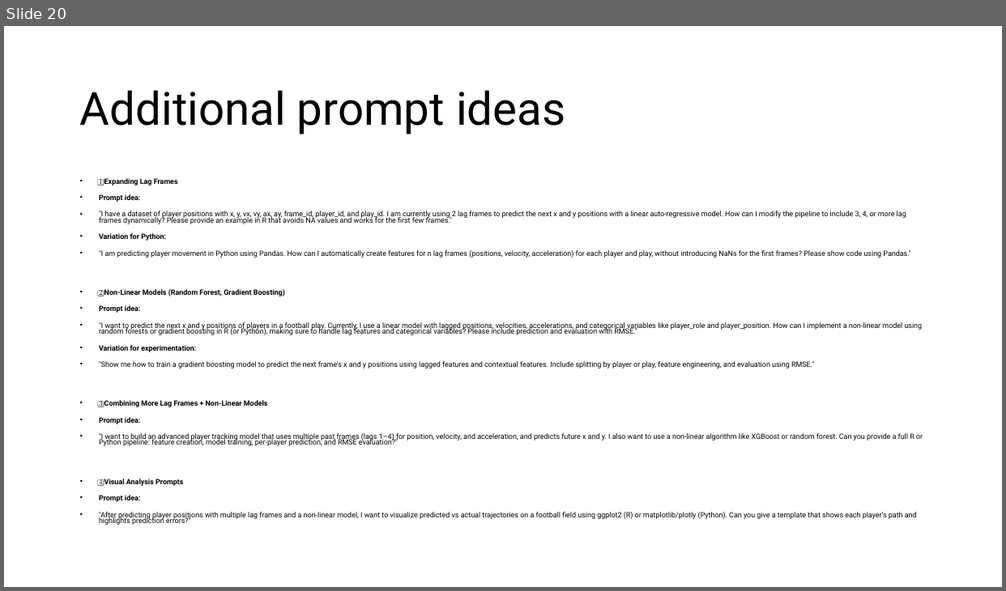
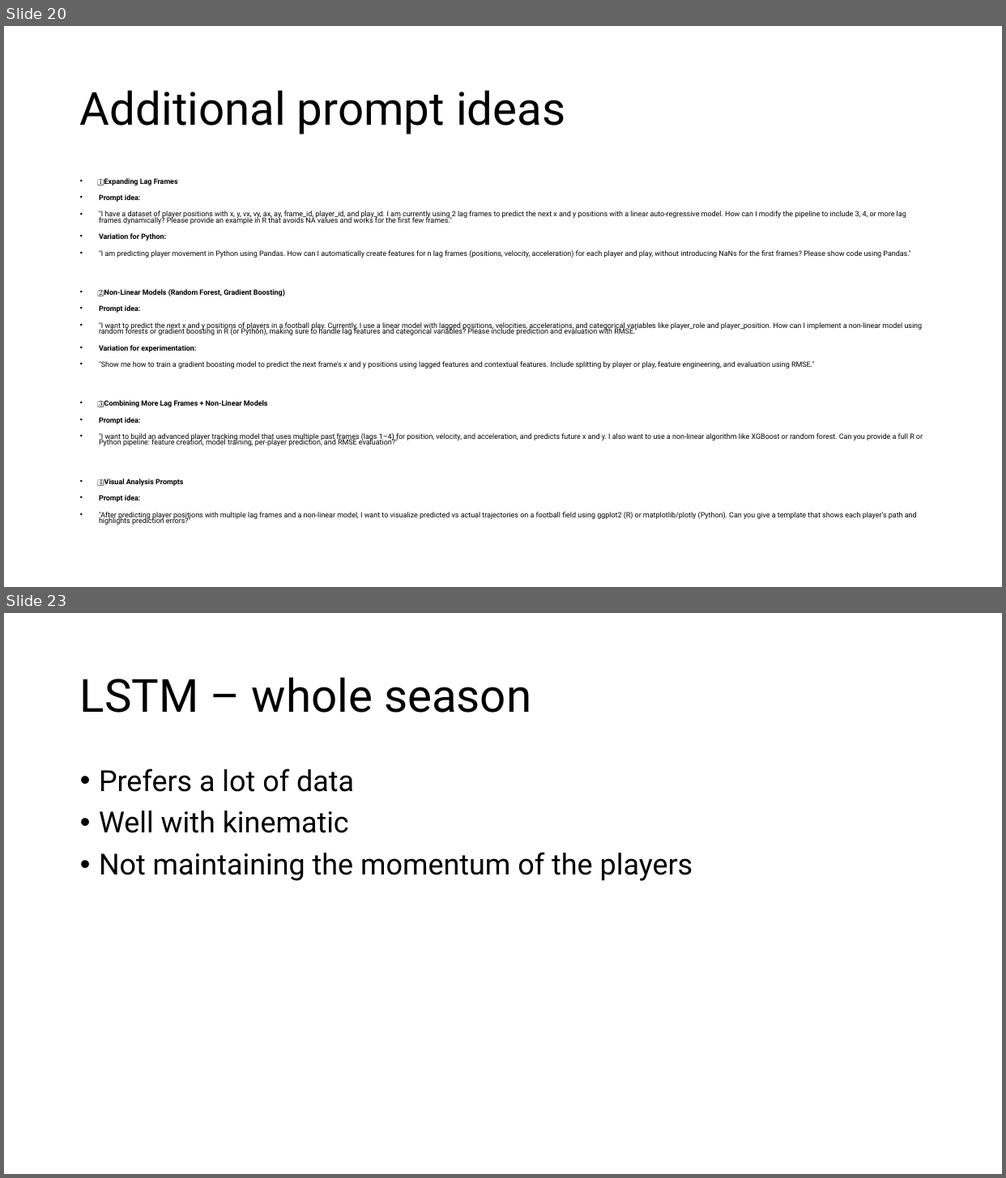
Before and after one commit to mfaulconer/NFL-Big-Data-Bowl-2026, a slide deck: nfl_progress.pptx. Shown one above the other, each under a label of ours: slide 20 before the commit, slides 20 and 23 after it; the slides between them are not shown. The pictures are 1006x591 and 1006x1178 pixels, drawn with LibreOffice and Linux fonts; fonts in the diff are those of the drawing. Boxes give left, top, right and bottom in pixels: in the first picture for what was removed or moved away, otherwise in the second. Text is boxed around its words. In the diff, an @@ line names an element or a change of style, - is before the commit and + after.

```diff
--- a/nfl_progress.pptx
+++ b/nfl_progress.pptx
@@ slide 23 added at box(4, 613, 1002, 1174), background #FFFFFF @@
@@ title added at box(80, 677, 531, 713), 44 pt, text #000000 @@
+LSTM – whole season
@@ text added at box(99, 769, 693, 881), 28 pt, text #000000 @@
+• Prefers a lot of data
+• Well with kinematic
+• Not maintaining the momentum of the players
```
Also in this commit, not shown: 1 slide changed, 2 other slides added, 16 other files.
